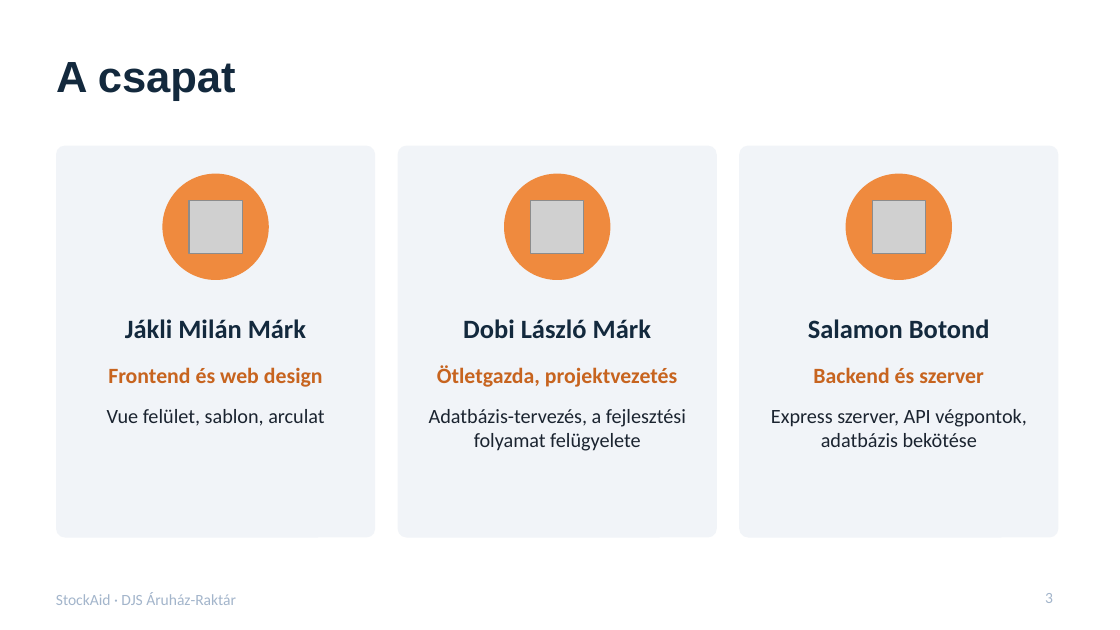
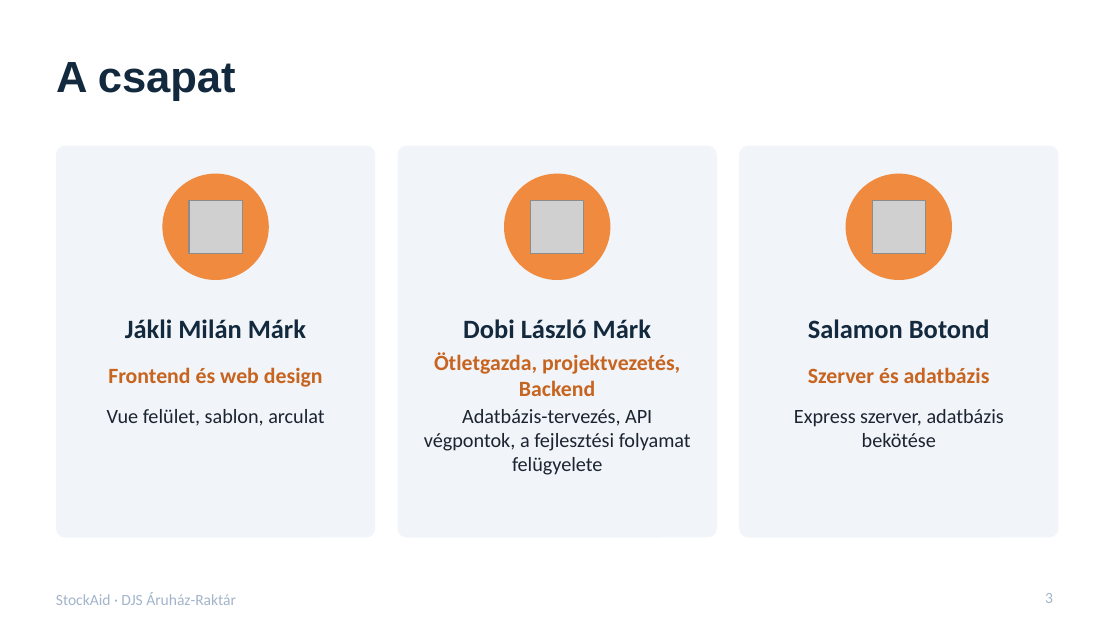
Before and after one commit to tataverteee/DJS_Aruhaz-Raktar, a slide deck: slide 3 of docs/StockAid_DJS_Aruhaz-Raktar.pptx. Drawn at 1120x630 pixels with LibreOffice and Linux fonts; fonts in the diff are those of the drawing; grey boxes stand for pictures; background and template pictures are left out. Boxes give left, top, right and bottom in pixels: in the first picture for what was removed or moved away, otherwise in the second. Text is boxed around its words. In the diff, an @@ line names an element or a change of style, - is before the commit and + after.

Commit message:
Update ppt (again)

```diff
--- a/docs/StockAid_DJS_Aruhaz-Raktar.pptx
+++ b/docs/StockAid_DJS_Aruhaz-Raktar.pptx
@@ text at [434,352,680,396]: text changed @@
-Ötletgazda, projektvezetés
+Ötletgazda, projektvezetés, Backend
@@ text at [808,367,990,383]: text changed @@
-Backend és szerver
+Szerver és adatbázis
@@ text at [424,409,691,475]: text changed @@
-Adatbázis-tervezés, a fejlesztési folyamat felügyelete
+Adatbázis-tervezés, API végpontok, a fejlesztési folyamat felügyelete
@@ text at [794,409,1004,447]: text changed @@
-Express szerver, API végpontok, adatbázis bekötése
+Express szerver, adatbázis bekötése
```
Also in this commit, not shown: 2 other slides changed.
